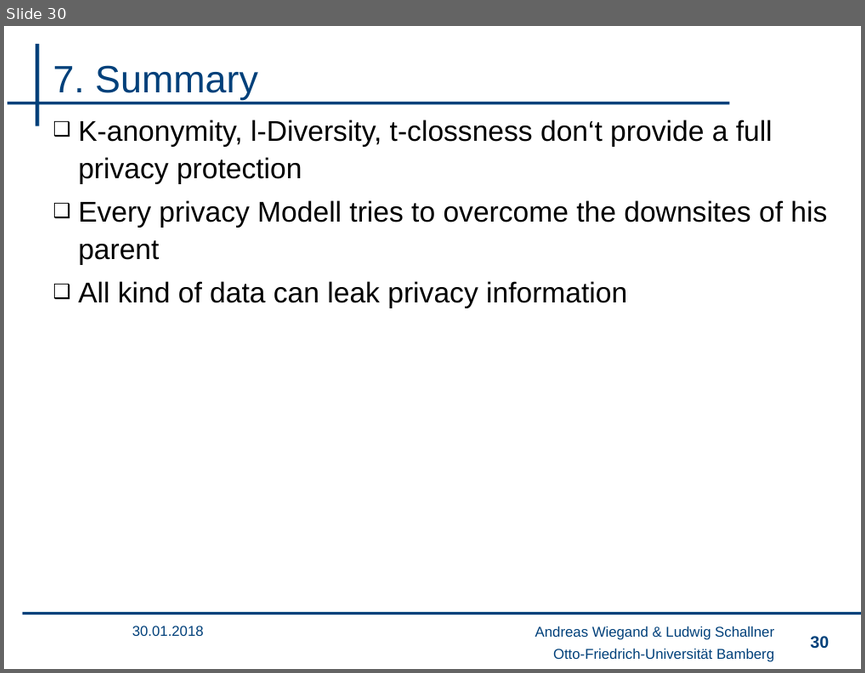
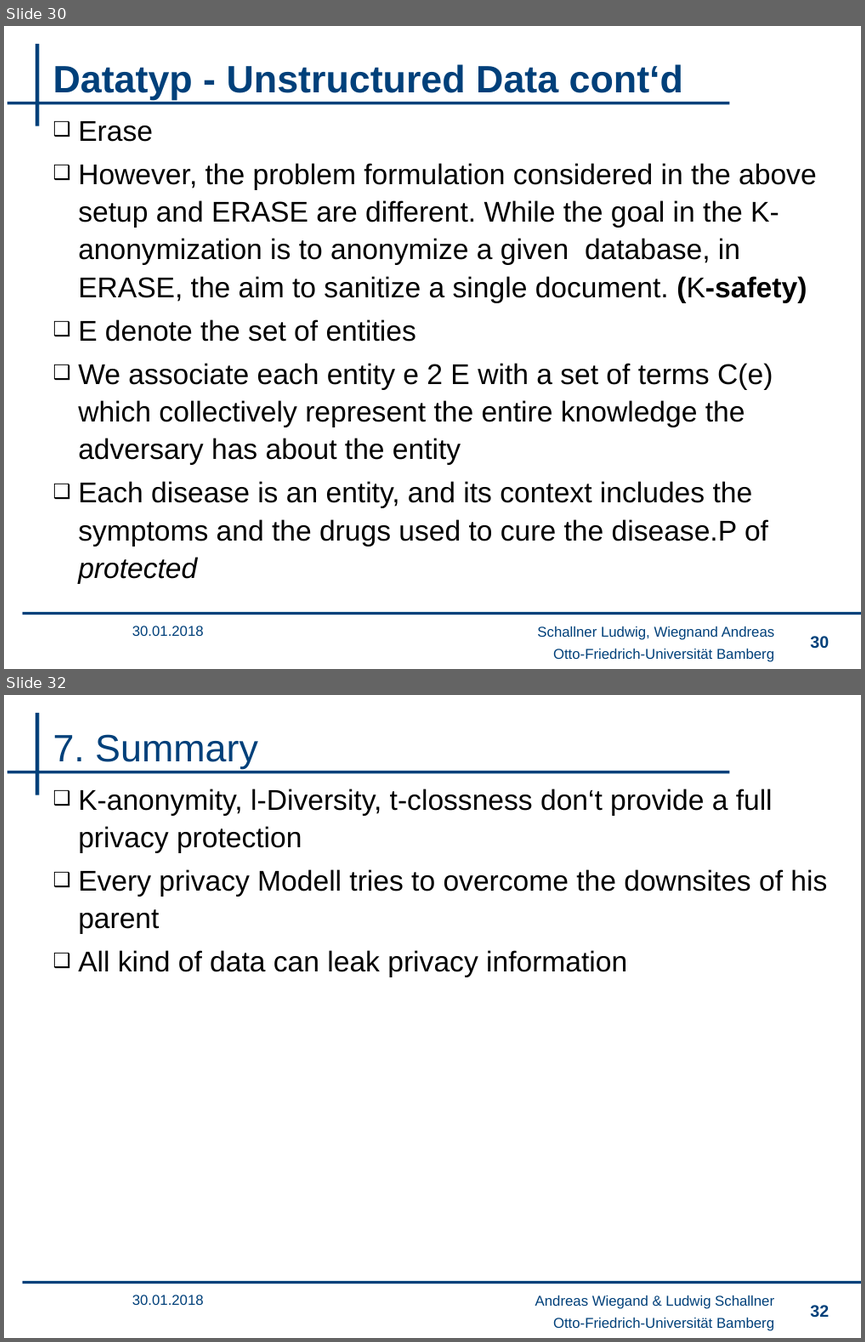
Before and after one commit to wsgan001/PSI-MSem, a slide deck: presentation/sicherheits_final_an.pptx. Shown one above the other, each under a label of ours: slide 30 before the commit, slides 30 and 32 after it; the slides between them are not shown. The pictures are 865x673 and 865x1342 pixels, drawn with LibreOffice and Linux fonts; fonts in the diff are those of the drawing; background and template pictures are left out. Boxes give left, top, right and bottom in pixels: in the first picture for what was removed or moved away, otherwise in the second. Text is boxed around its words. In the diff, an @@ line names an element or a change of style, - is before the commit and + after.

```diff
--- a/presentation/sicherheits_final_an.pptx
+++ b/presentation/sicherheits_final_an.pptx
@@ slide 30 added at [4,26,861,669], background #FFFFFF; not listed: 4 template elements that a slide beside it also shows @@
@@ title added at [53,64,683,100], 32 pt, text #00407A, bold @@
+Datatyp - Unstructured Data cont‘d
@@ text added at [78,121,817,584], 24 pt, text #000000 @@
+❑ Erase
+❑ However, the problem formulation considered in the above setup and ERASE are different. While the goal in the K-anonymization is to anonymize a given database, in ERASE, the aim to sanitize a single document. (K-safety)
+❑ E denote the set of entities
+❑ We associate each entity e 2 E with a set of terms C(e) which collectively represent the entire knowledge the adversary has about the entity
+❑ Each disease is an entity, and its context includes the symptoms and the drugs used to cure the disease.P of protected
+❑ Problem NP-Hard
@@ text added at [132,625,204,635], 12 pt, text #00407A @@
+30.01.2018
@@ text added at [537,626,774,640], 12 pt, text #00407A @@
+Schallner Ludwig, Wiegnand Andreas
@@ page number added at [810,635,828,648], 14 pt, text #00407A @@
+30
@@ what was slide 30 is now slide 32 @@
@@ page number at [810,1304,828,1317]: text changed @@
-30
+32
```
Also in this commit, not shown: 1 slide changed, 1 other slide added, 2 other files.
